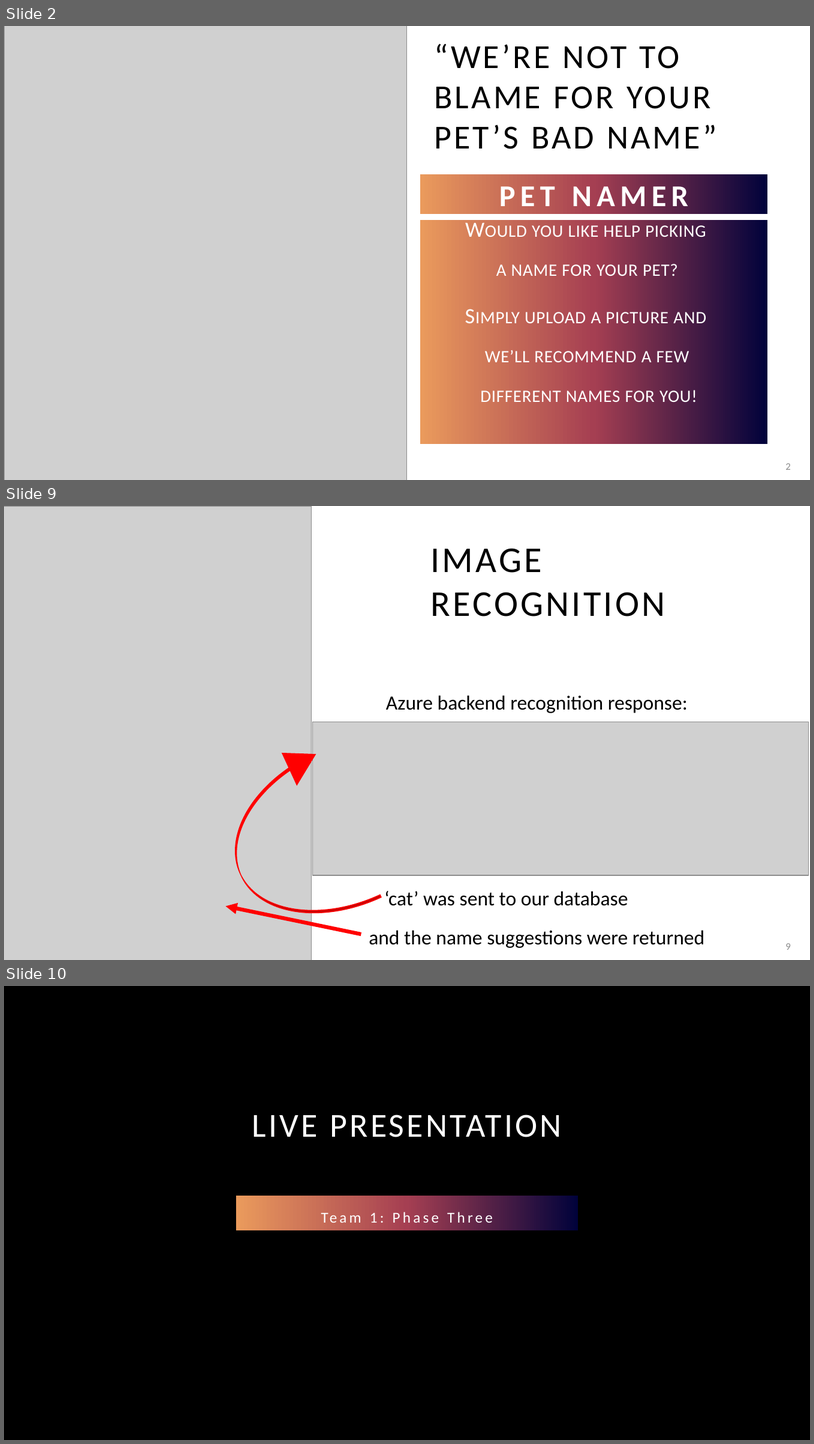
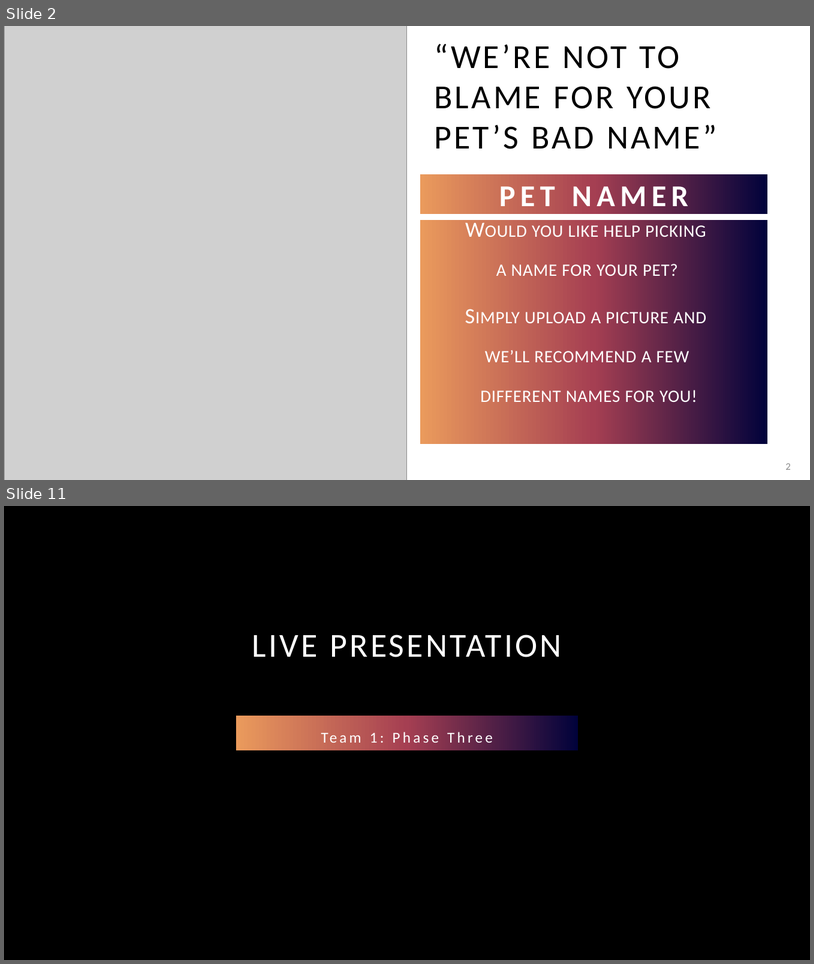
Before and after one commit to adriaonline/CPT200SP24-Team1, a slide deck: Phase 4 Docs/Phase 4 - Presentation.pptx. Shown one above the other, each under a label of ours: slides 2, 9 and 10 before the commit, slides 2 and 11 after it; the slides between them are not shown. The pictures are 814x1444 and 814x964 pixels, drawn with LibreOffice and Linux fonts; fonts in the diff are those of the drawing; grey boxes stand for pictures; background and template pictures are left out. Boxes give left, top, right and bottom in pixels: in the first picture for what was removed or moved away, otherwise in the second. Text is boxed around its words. In the diff, an @@ line names an element or a change of style, - is before the commit and + after.

```diff
--- a/Phase 4 Docs/Phase 4 - Presentation.pptx
+++ b/Phase 4 Docs/Phase 4 - Presentation.pptx
@@ slide 9 removed at <box>4,506,810,960</box>, background #FFFFFF @@
@@ picture removed at <box>4,506,311,960</box> @@
@@ title removed at <box>431,548,665,616</box> @@
-IMAGE RECOGNITION
@@ text removed at <box>369,695,705,948</box> @@
-Azure backend recognition response:
-‘cat’ was sent to our database
-and the name suggestions were returned
@@ curved right arrow removed at <box>201,739,381,947</box> @@
@@ picture removed at <box>313,722,809,876</box> @@
@@ arrow removed from (362, 934) to (226, 906) @@
@@ page number removed at <box>786,943,791,949</box> @@
-9
@@ what was slide 10 is now slide 11 @@
```
Also in this commit, not shown: 8 slides added, 6 other slides removed, 2 other files.
